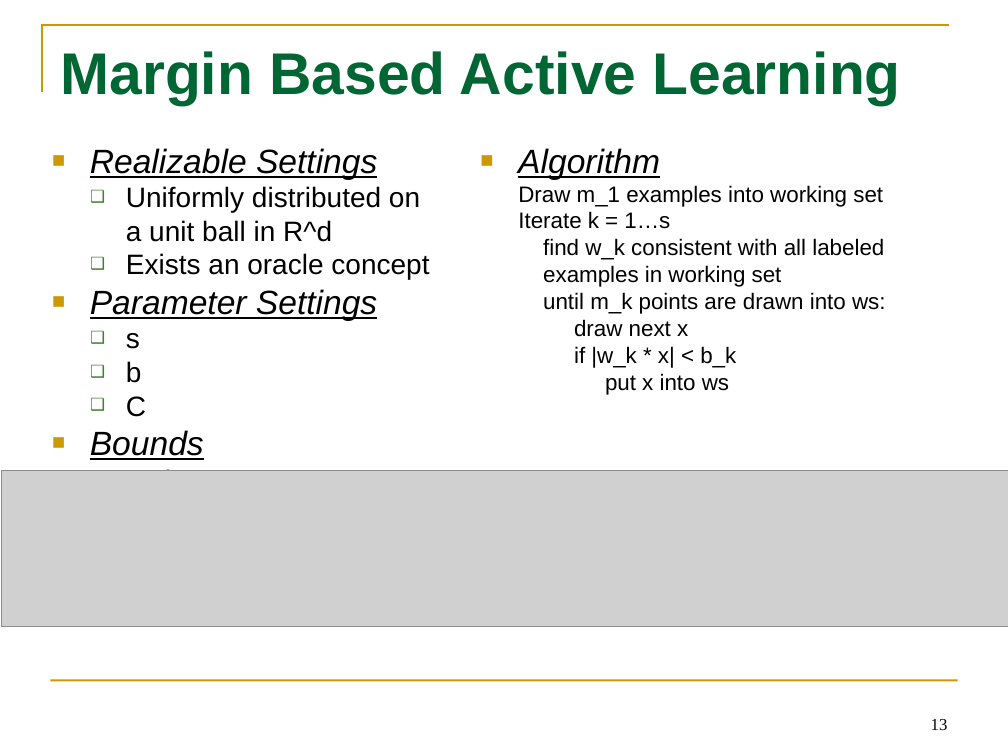
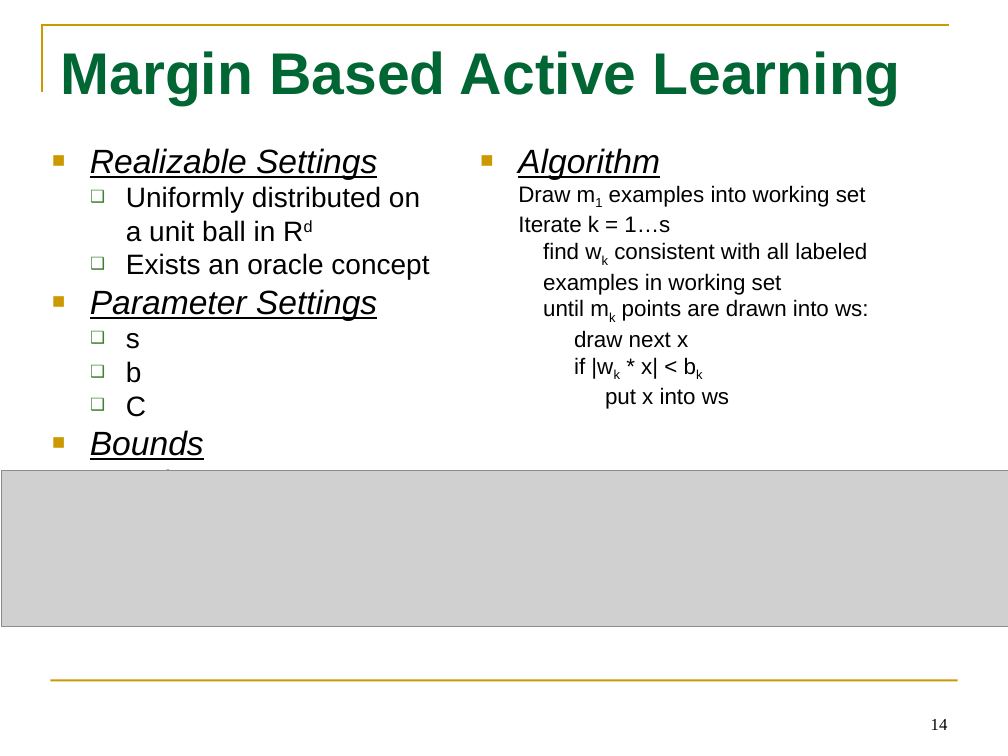
Before and after one commit to tttyy/Active-Learning, a slide deck: slide 14 of presentation/Activelearning.pptx (slide 13 before the commit). Drawn at 1008x756 pixels with LibreOffice and Linux fonts; fonts in the diff are those of the drawing; grey boxes stand for pictures. Boxes give left, top, right and bottom in pixels: in the first picture for what was removed or moved away, otherwise in the second. Text is boxed around its words. In the diff, an @@ line names an element or a change of style, - is before the commit and + after.

```diff
--- a/presentation/Activelearning.pptx
+++ b/presentation/Activelearning.pptx
@@ text at (126,186,420,242): text changed @@
-  ❑ Uniformly distributed on a unit ball in R^d
+  ❑ Uniformly distributed on a unit ball in Rd
@@ text at (518,185,868,321): text changed @@
-  Draw m_1 examples into working set
-  Iterate k = 1…s
-  find w_k consistent with all labeled
-  examples in working set
-  until m_k points are drawn into ws:
+  Draw m1 examples into working set
+  Iterate k = 1…s
+  find wk consistent with all labeled
+  examples in working set
+  until mk points are drawn into ws:
@@ text at (574,357,658,379): text changed @@
-  if |w_k * x| < b_k
+  if |wk * x| < bk
@@ page number at (931,719,948,730): text changed @@
-13
+14
```
Also in this commit, not shown: 9 other slides changed, 1 slide added, 1 other file.
